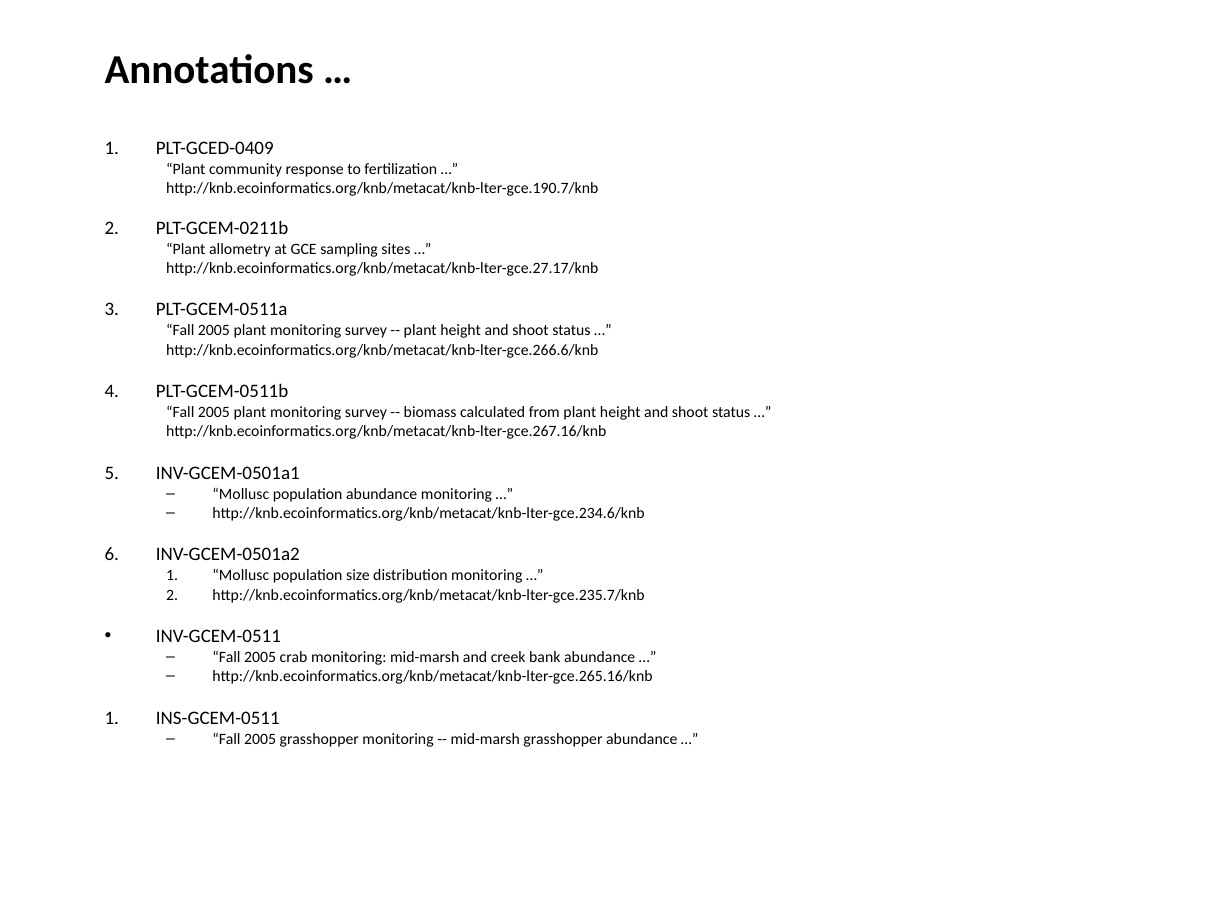
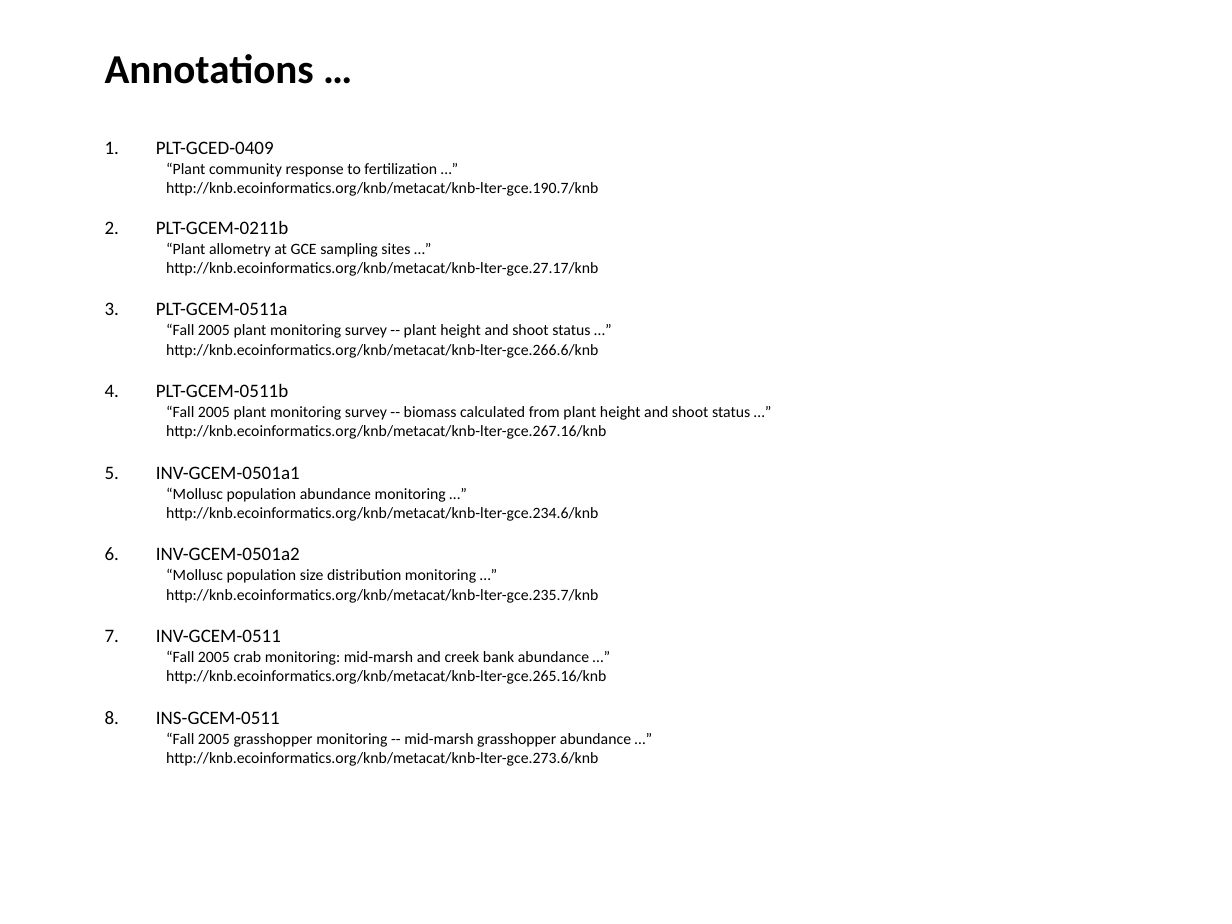
Before and after one commit to NCEAS/semtools, a slide deck: slide 2 of dev/sms/doc/gce-examples-2008.ppt. Drawn at 1232x924 pixels with LibreOffice and Linux fonts; fonts in the diff are those of the drawing. Boxes give left, top, right and bottom in pixels: in the first picture for what was removed or moved away, otherwise in the second. Text is boxed around its words. In the diff, an @@ line names an element or a change of style, - is before the commit and + after.

```diff
--- a/dev/sms/doc/gce-examples-2008.ppt
+++ b/dev/sms/doc/gce-examples-2008.ppt
@@ text at box(166, 488, 631, 747): bullet – to none; bullet 1. to none; bullet • to 1. @@
@@ text at box(166, 752, 598, 766): paragraph added @@
+  http://knb.ecoinformatics.org/knb/metacat/knb-lter-gce.273.6/knb
```
Also in this commit, not shown: 2 other slides changed.
